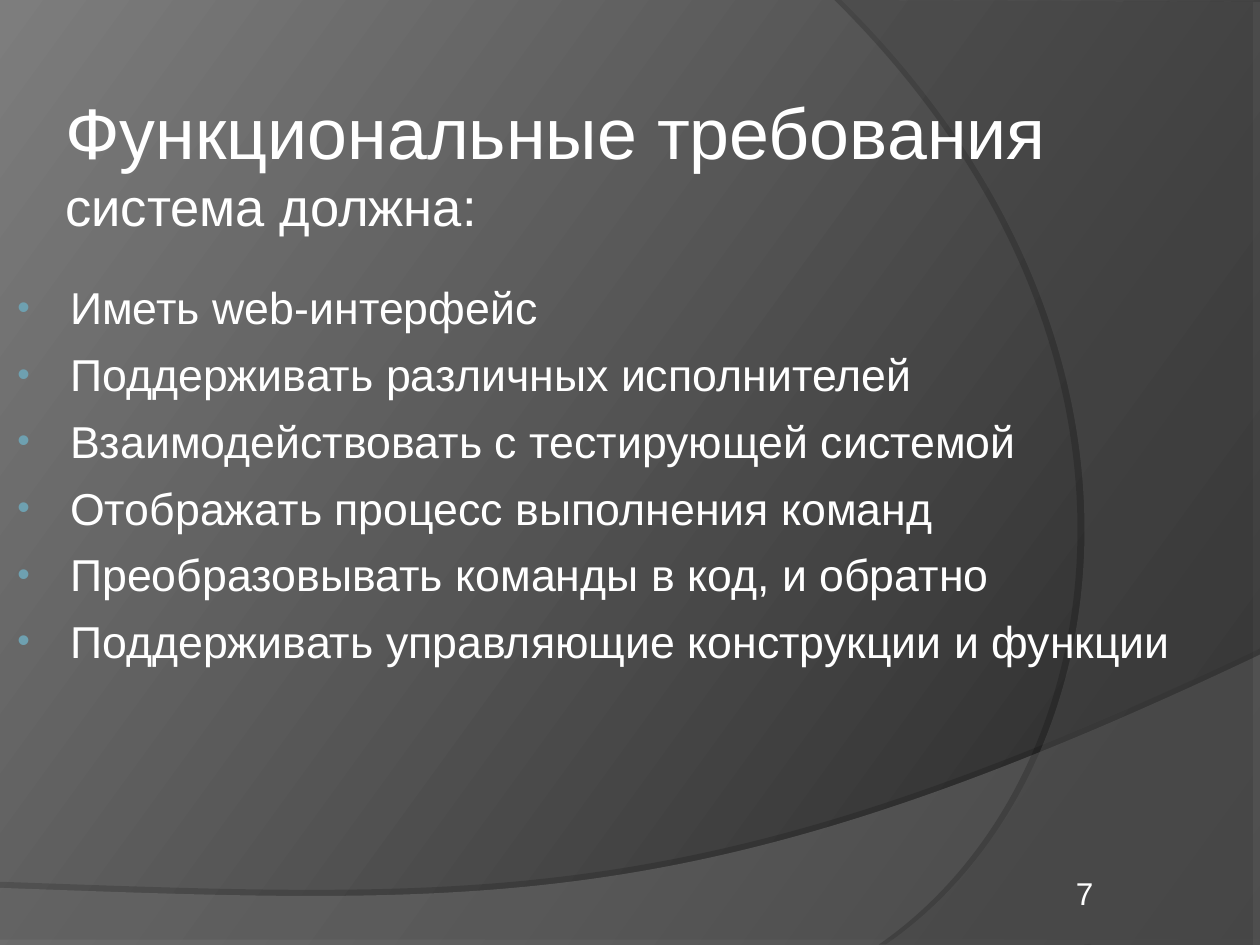
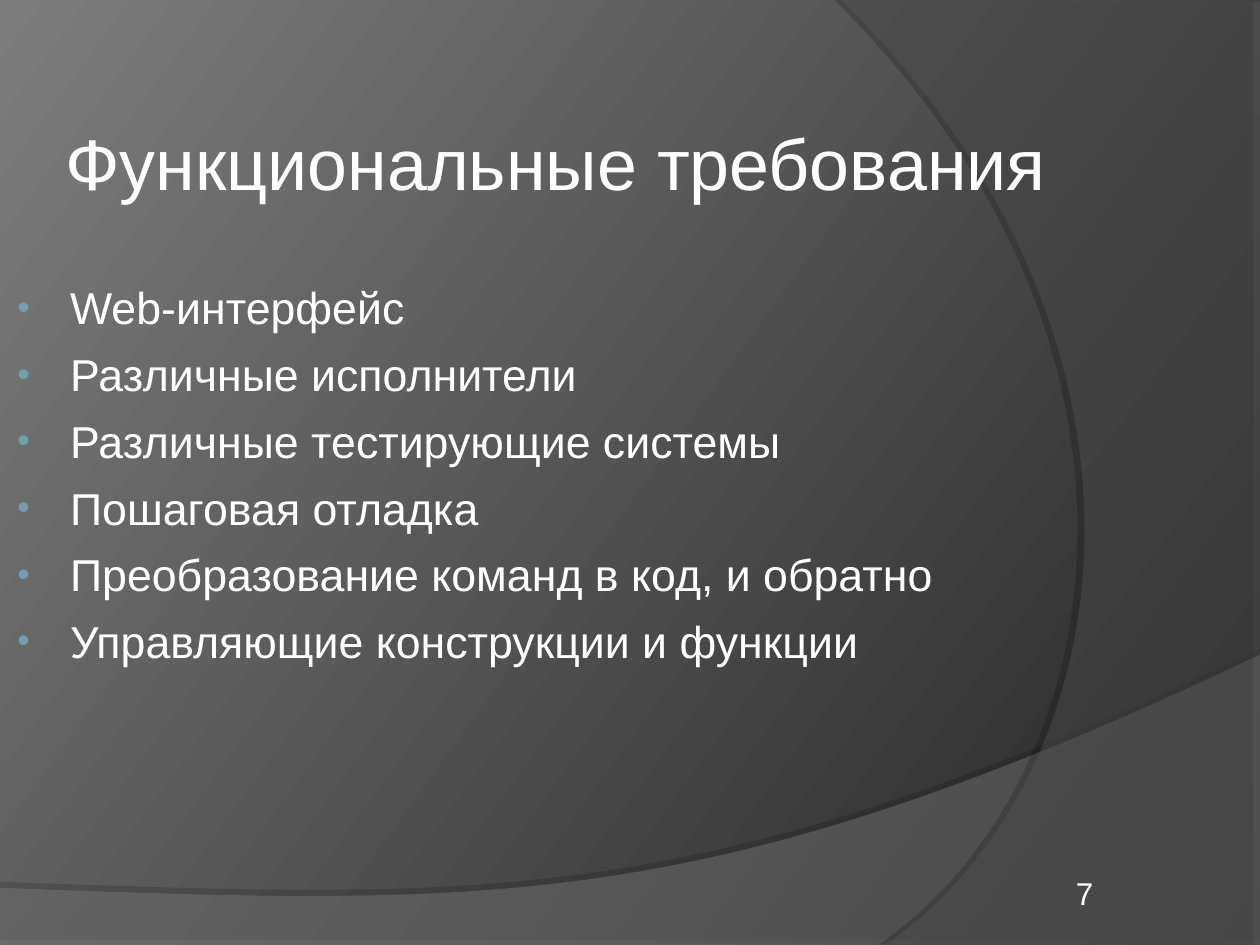
Before and after one commit to elvslv/DiplomaReport, a slide deck: slide 7 of C8503A_Vasilyeva_presentation.ppt. Drawn at 1260x945 pixels with LibreOffice and Linux fonts; fonts in the diff are those of the drawing. Boxes give left, top, right and bottom in pixels: in the first picture for what was removed or moved away, otherwise in the second. Text is boxed around its words. In the diff, an @@ line names an element or a change of style, - is before the commit and + after.

```diff
--- a/C8503A_Vasilyeva_presentation.ppt
+++ b/C8503A_Vasilyeva_presentation.ppt
@@ title at [65,137,1045,204]: text changed @@
-Функциональные требования
-система должна:
+Функциональные требования
@@ text at [70,291,932,667]: text changed @@
-• Иметь web-интерфейс
-• Поддерживать различных исполнителей
-• Взаимодействовать с тестирующей системой
-• Отображать процесс выполнения команд
-• Преобразовывать команды в код, и обратно
-• Поддерживать управляющие конструкции и функции
+• Web-интерфейс
+• Различные исполнители
+• Различные тестирующие системы
+• Пошаговая отладка
+• Преобразование команд в код, и обратно
+• Управляющие конструкции и функции
```
Also in this commit, not shown: 2 other slides changed, 1 other file.
